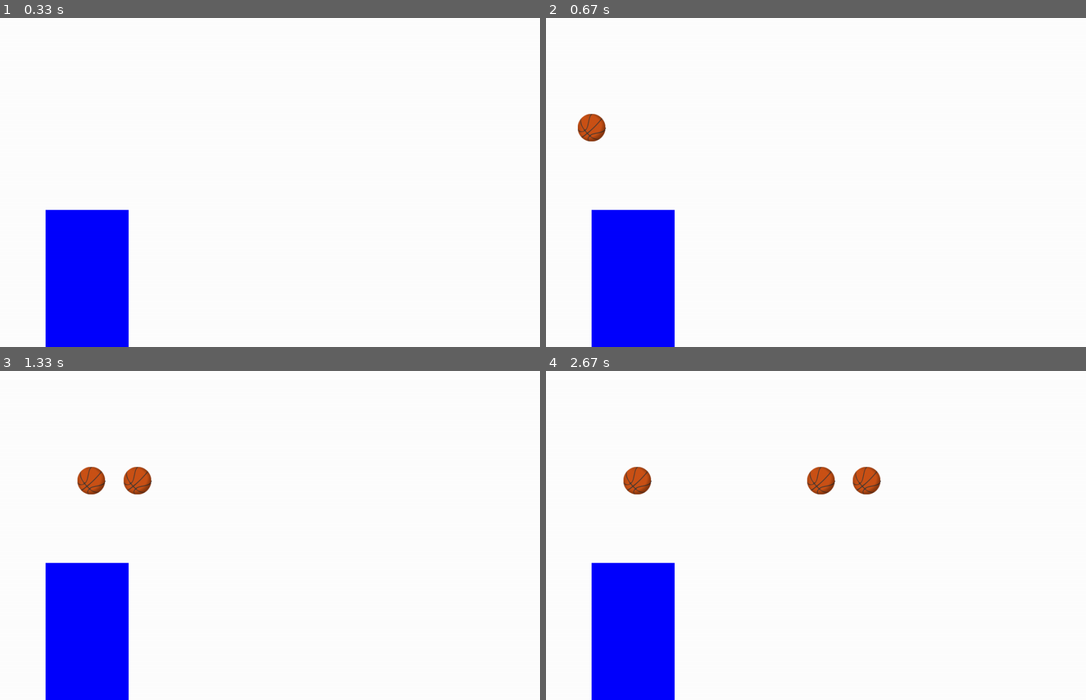
Above: before the commit, frames 1-4 (two rows, left to right).
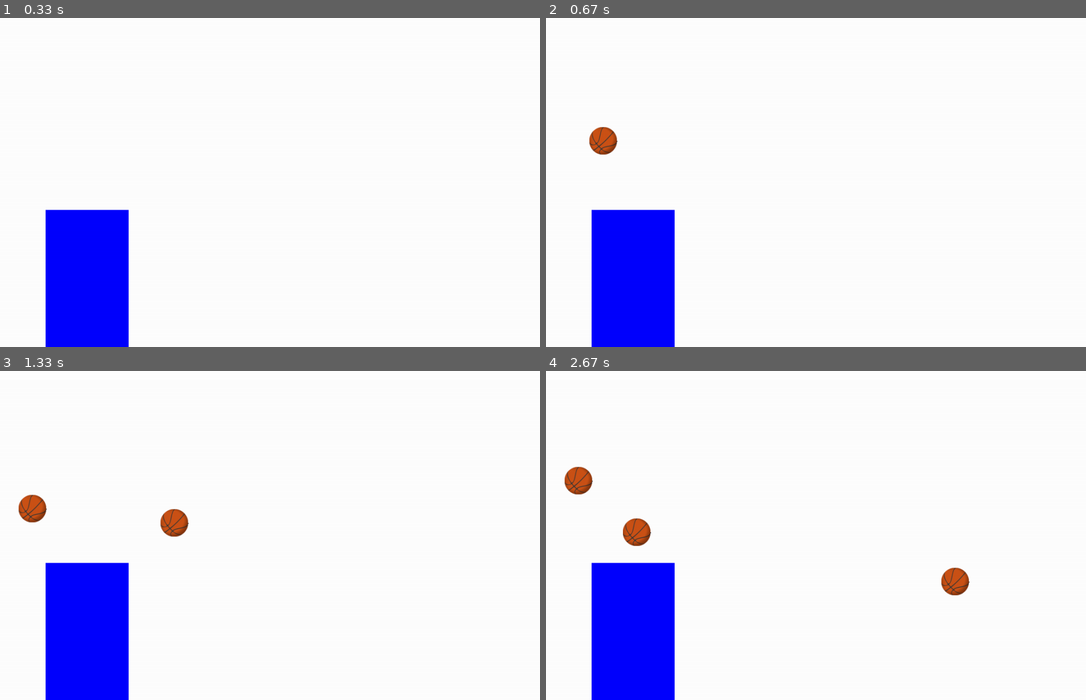
Above: after the commit, the same moments.

Repository: bradnielsen2981/Zacs-Project-platform
Game: pygame game, started from pymunk tests.py
Two runs of this game, one before a commit and one after it. Both use one fixed random seed, a clock stepped at 60 frames per second and the inputs below.
Inputs:
- Up to frame 1 (0.33 s): no input
- Up to frame 2 (0.67 s): tap Space at 0.33 s
- Up to frame 3 (1.33 s): tap Space at 0.67 s
- Up to frame 4 (2.67 s): tap Space at 2 s

Frame 1 is identical in both runs. In frame 2, 0.6% of the frame differs, in the area x 5-14%, y 29-42%; in frame 3, 1.4%; in frame 4, 2.2%, in the area x 3-79%, y 29-69%.

Commit message:
press space

Diff:
--- a/pymunk tests.py
+++ b/pymunk tests.py
@@ -25,7 +25,7 @@
         self.body.position = x, y
         self.shape = pymunk.Circle(self.body, radius, (0, 0))
         self.shape.elasticity = 0.99
-        self.shape.friction = 0.9
+        self.shape.friction = 0.5 #add friction to shape
         self.collision_type = collision_types["ball"]
         self.dead = False
         #checking to see if images work
@@ -161,7 +161,8 @@
                     ball = Ball(50,200)
                     ball.add_to_space(self.space)
                     self.ballsgroup.append(ball)
-                    ball.hit_ball(500,(5,0))
+                    directionvector = (random.randint(1,5),random.randint(-1,1))
+                    ball.hit_ball(800,directionvector)
                 if event.key == pygame.K_1:
                     pass
                     #self.ballsgroup[0].hit_ball(500,(5,0))
